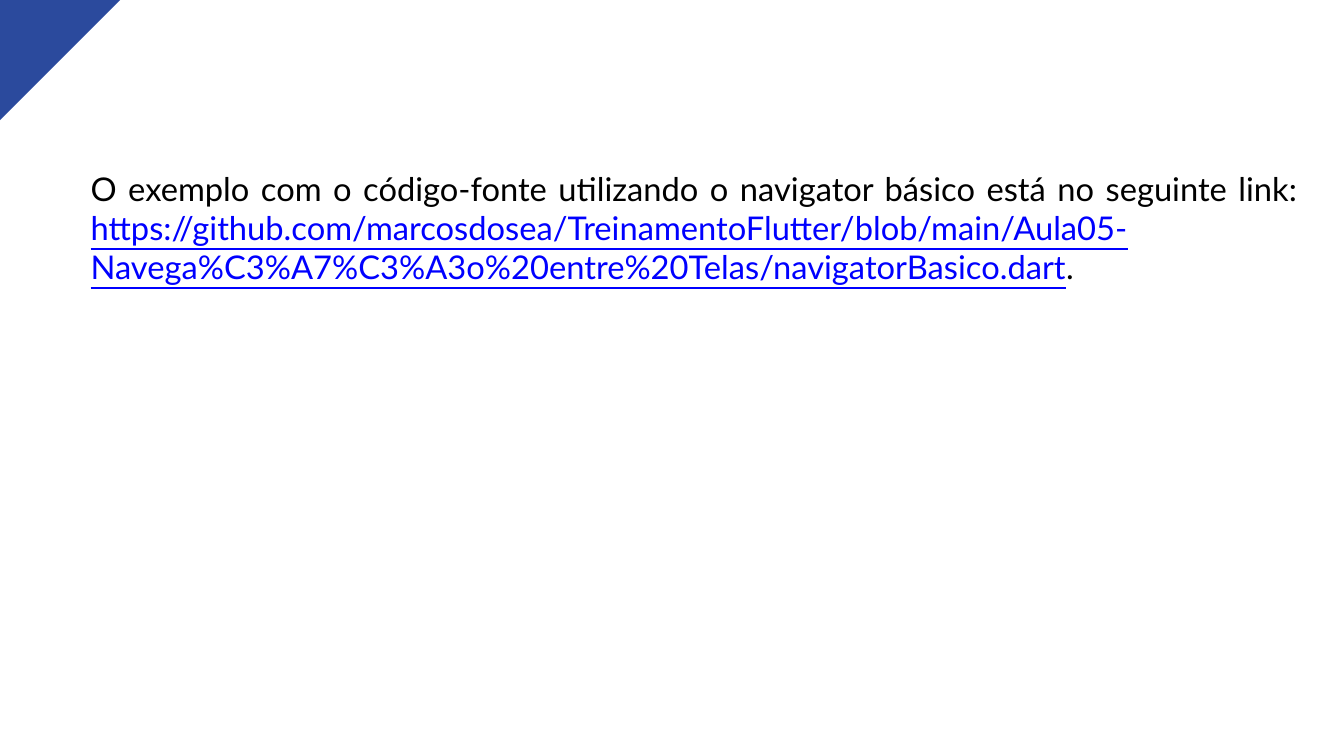
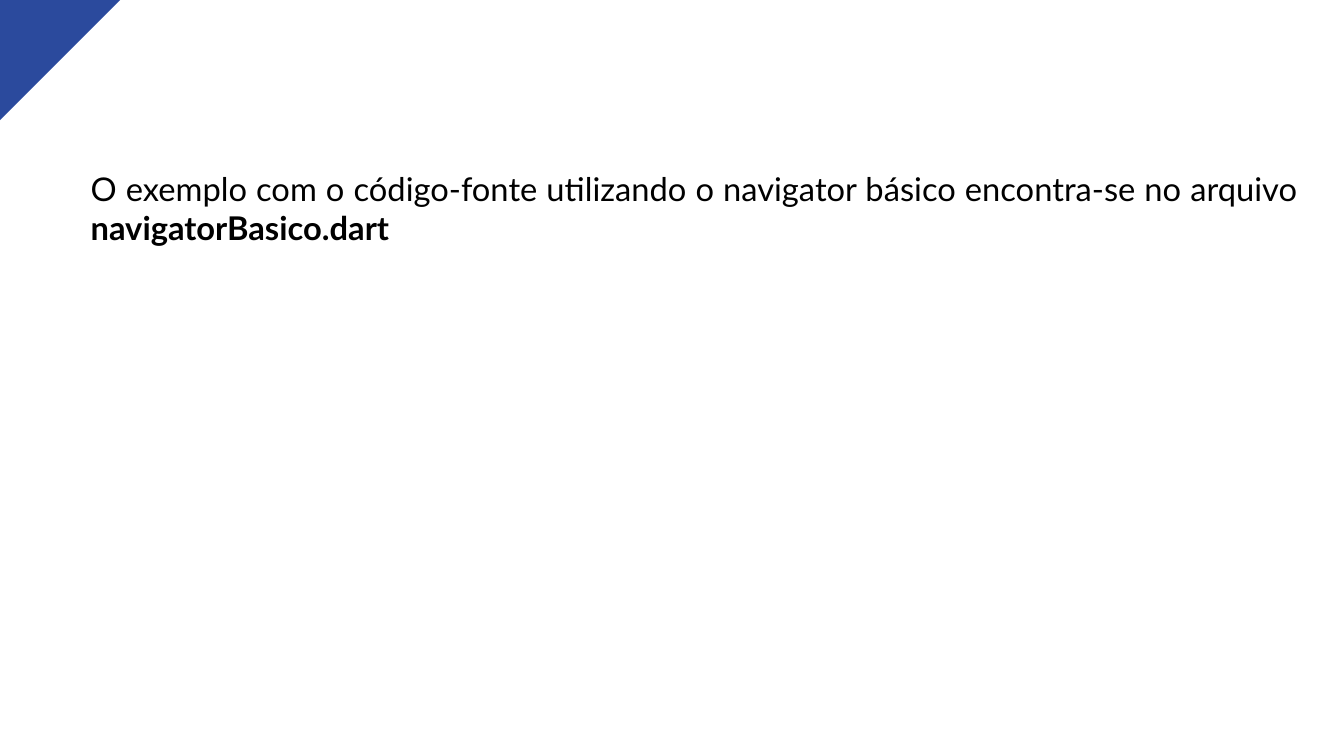
Before and after one commit to marcosdosea/TreinamentoFlutter, a slide deck: slide 7 of Aula05-Navegação entre Telas/Aula05-Navegação entre Telas.pptx. Drawn at 1344x756 pixels with LibreOffice and Linux fonts; fonts in the diff are those of the drawing. Boxes give left, top, right and bottom in pixels: in the first picture for what was removed or moved away, otherwise in the second. Text is boxed around its words. In the diff, an @@ line names an element or a change of style, - is before the commit and + after.

Commit message:
Correção da aula sobre Navegação entre telas

```diff
--- a/Aula05-Navegação entre Telas/Aula05-Navegação entre Telas.pptx
+++ b/Aula05-Navegação entre Telas/Aula05-Navegação entre Telas.pptx
@@ text at <box>91,177,1297,246</box>: text changed; text colour #0000FF to #000000 @@
-O exemplo com o código-fonte utilizando o navigator básico está no seguinte link: https://github.com/marcosdosea/TreinamentoFlutter/blob/main/Aula05-Navega%C3%A7%C3%A3o%20entre%20Telas/navigatorBasico.dart.
+O exemplo com o código-fonte utilizando o navigator básico encontra-se no arquivo navigatorBasico.dart
```
Also in this commit, not shown: 1 other slide changed.
